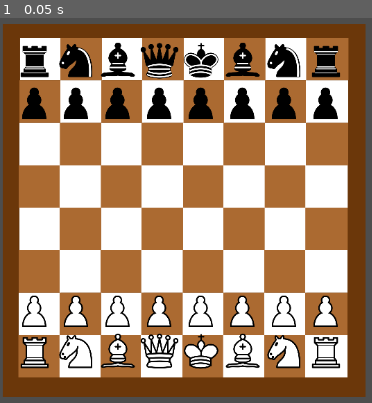
Above: before the commit, frame 1.
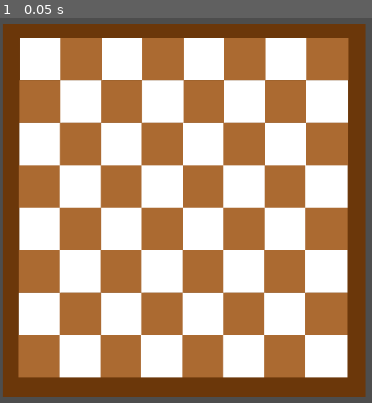
Above: after the commit, the same moment.

Repository: MrAlexander7/chess-with-hp
Game: Godot game, scene res://main.tscn
The game is run twice, just before and just after one commit, with the same random seed, the same clock (stepped at 60 frames per second) and the same inputs.
Inputs:
- Up to frame 1 (0.05 s): no input

The runs differ from the first frame. In frame 1, 12% of the frame differs, in the area x 5-92%, y 6-92%.
Error after the commit: Parse Error: Member "activePiece" is not a function. (res://main.gd:46)

Commit message:
add deactivate

Diff:
--- a/main.gd
+++ b/main.gd
@@ -43,6 +43,7 @@
 				#перевірити координати та можлисть здіснювати ходи
 				if activePiece.canMove2Cell(cellCoord.x, cellCoord.y):
 					activePiece.placeAtCell(cellCoord.x, cellCoord.y)
+					activePiece(null)
 
 func activatePiece(p):
 	activePiece=p
